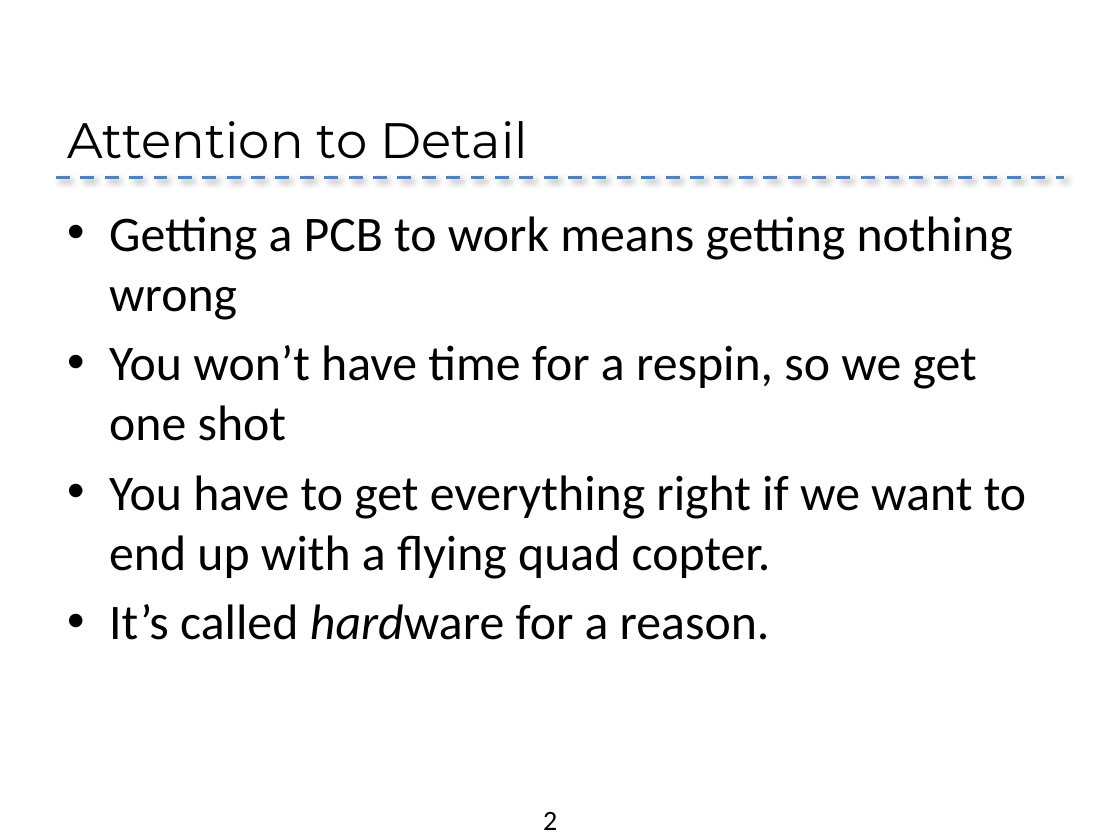
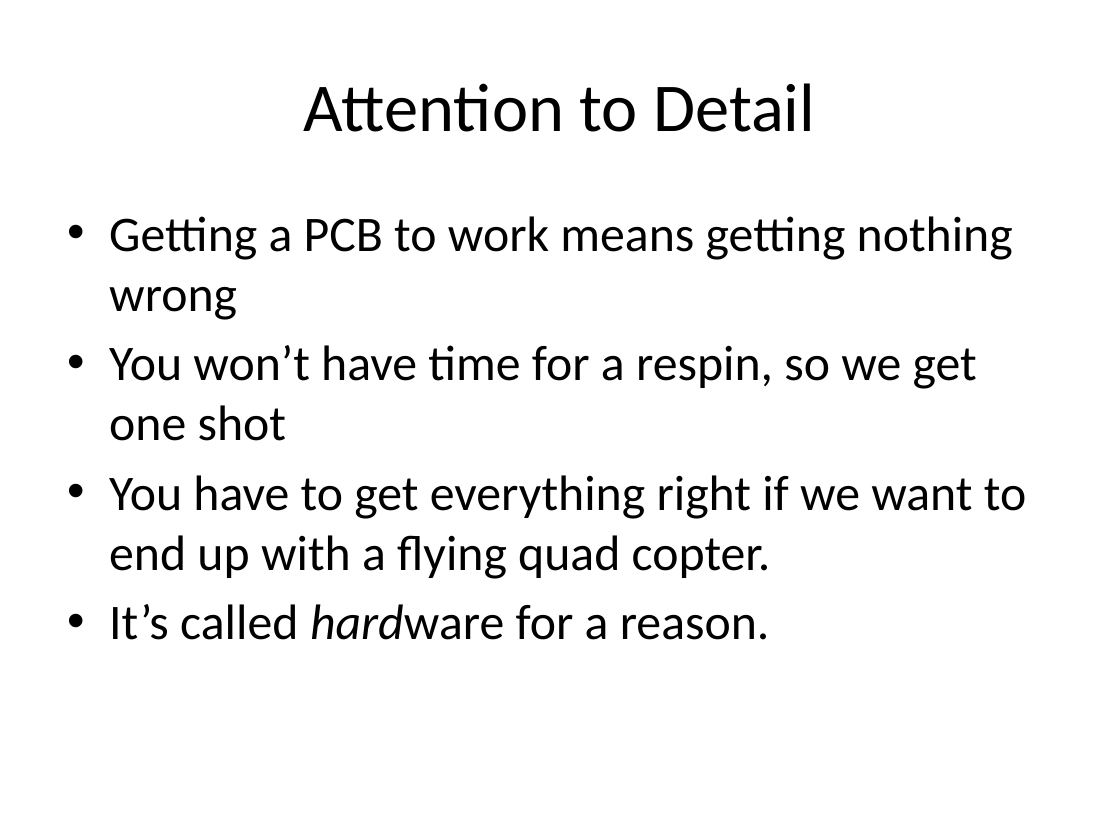
Before and after one commit to NVSL/QuadClass-Resources, a slide deck: slide 2 of Lecture Slides/05-Design Reviews.pptx. Drawn at 1120x840 pixels with LibreOffice and Linux fonts; fonts in the diff are those of the drawing; background and template pictures are left out. Boxes give left, top, right and bottom in pixels: in the first picture for what was removed or moved away, otherwise in the second. Text is boxed around its words. In the diff, an @@ line names an element or a change of style, - is before the commit and + after.

```diff
--- a/Lecture Slides/05-Design Reviews.pptx
+++ b/Lecture Slides/05-Design Reviews.pptx
@@ title "Attention to Detail" at [304,83,815,132]: size 32 to 44 pt, font Montserrat to Calibri; alignment left to centre; vertical alignment bottom to middle @@
@@ line removed from (56, 177) to (1064, 177) @@
@@ page number removed at [543,812,557,830] @@
-2
```
Also in this commit, not shown: 7 other slides changed, 1 slide added, 2 slides removed, 6 other files.
